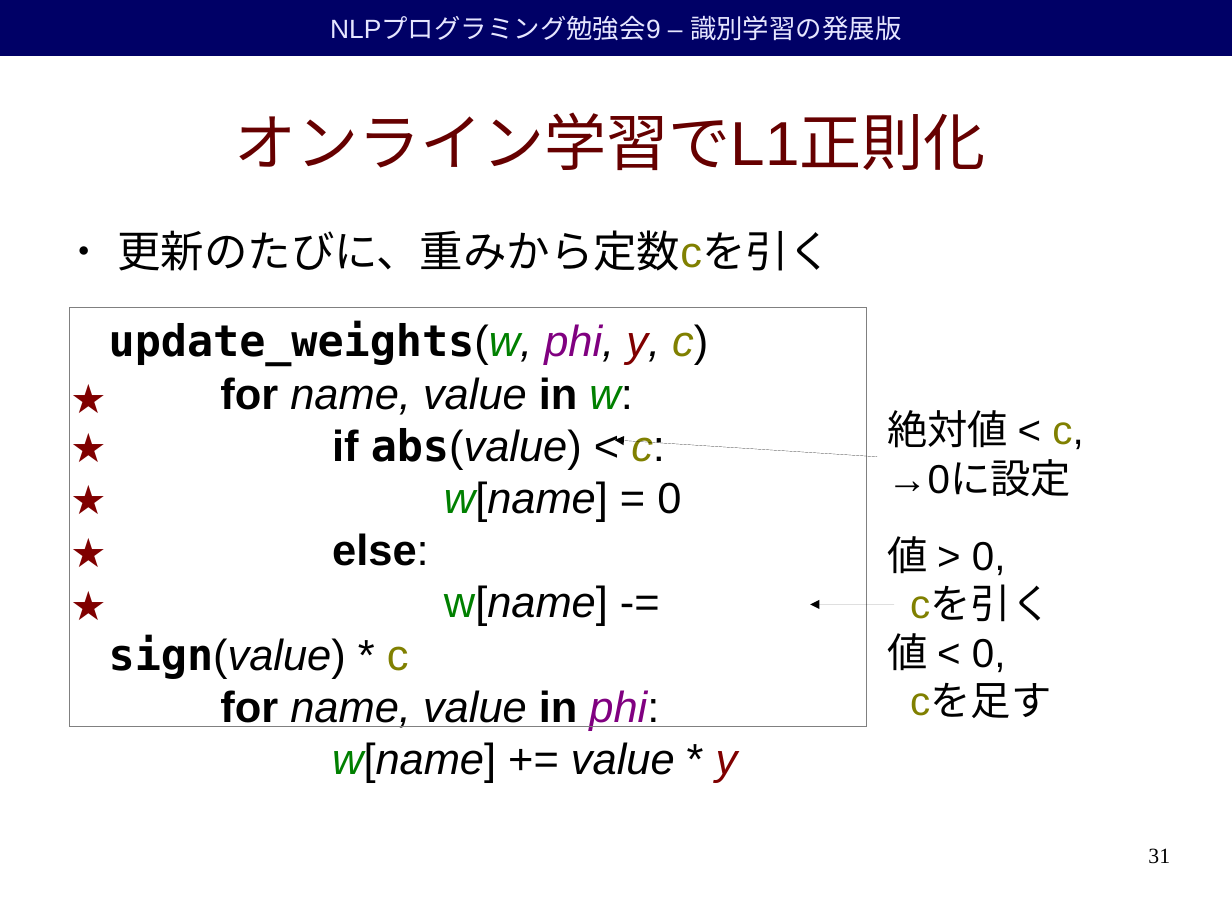
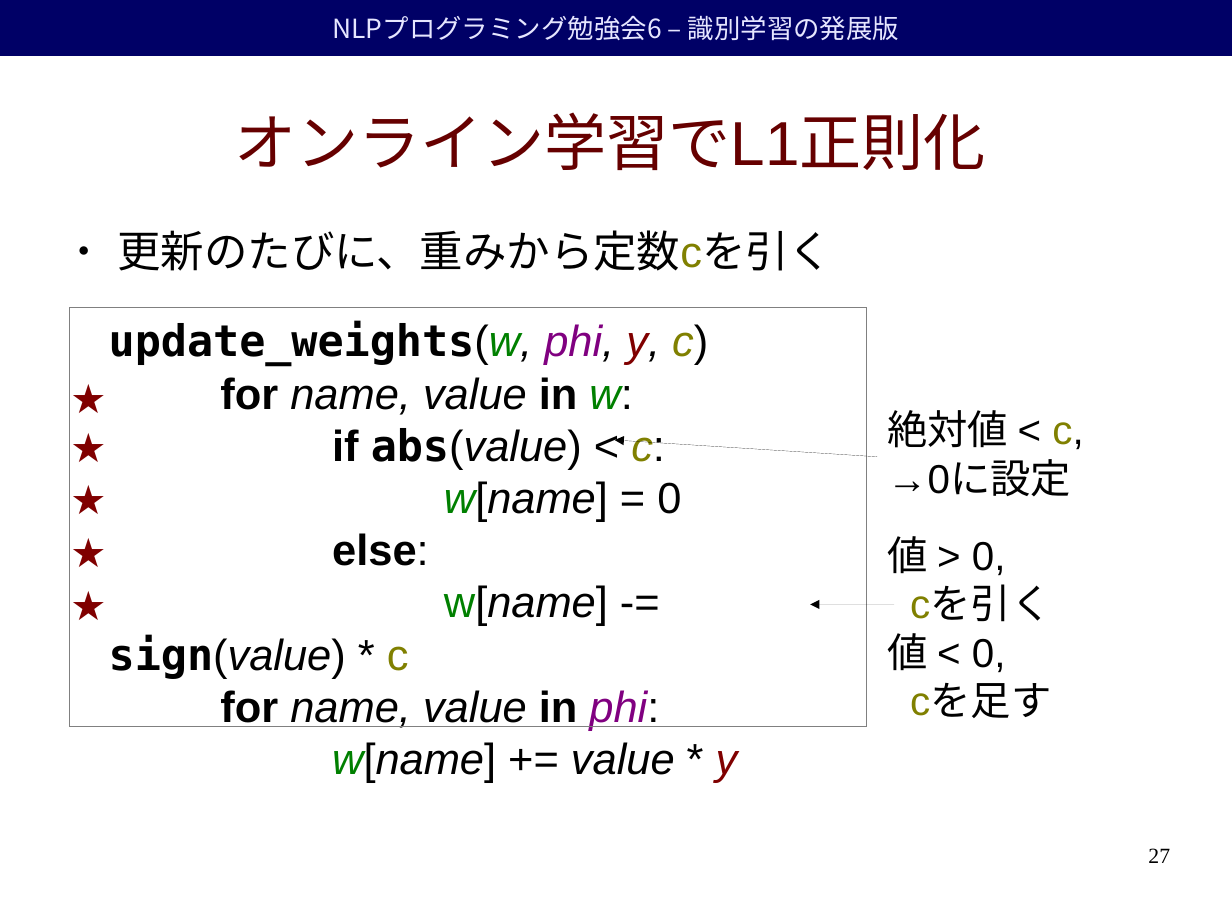
Before and after one commit to duffrind/nlppractice, a slide deck: slide 27 of download/06-discriminative/nlp-programming-ja-06-discriminative.odp (slide 31 before the commit). Drawn at 1232x924 pixels with LibreOffice and Linux fonts; fonts in the diff are those of the drawing; background and template pictures are left out. Boxes give left, top, right and bottom in pixels: in the first picture for what was removed or moved away, otherwise in the second. Text is boxed around its words. In the diff, an @@ line names an element or a change of style, - is before the commit and + after.

```diff
--- a/download/06-discriminative/nlp-programming-ja-06-discriminative.odp
+++ b/download/06-discriminative/nlp-programming-ja-06-discriminative.odp
@@ text in rectangle at box(332, 15, 899, 41): text changed; font Arial to Noto Sans CJK JP @@
-NLPプログラミング勉強会9 – 識別学習の発展版
+NLPプログラミング勉強会6 – 識別学習の発展版
@@ page number at box(1148, 848, 1170, 863): text changed @@
-31
+27
```
Also in this commit, not shown: 26 other slides changed, 7 slides added, 11 slides removed, 3 other files.
